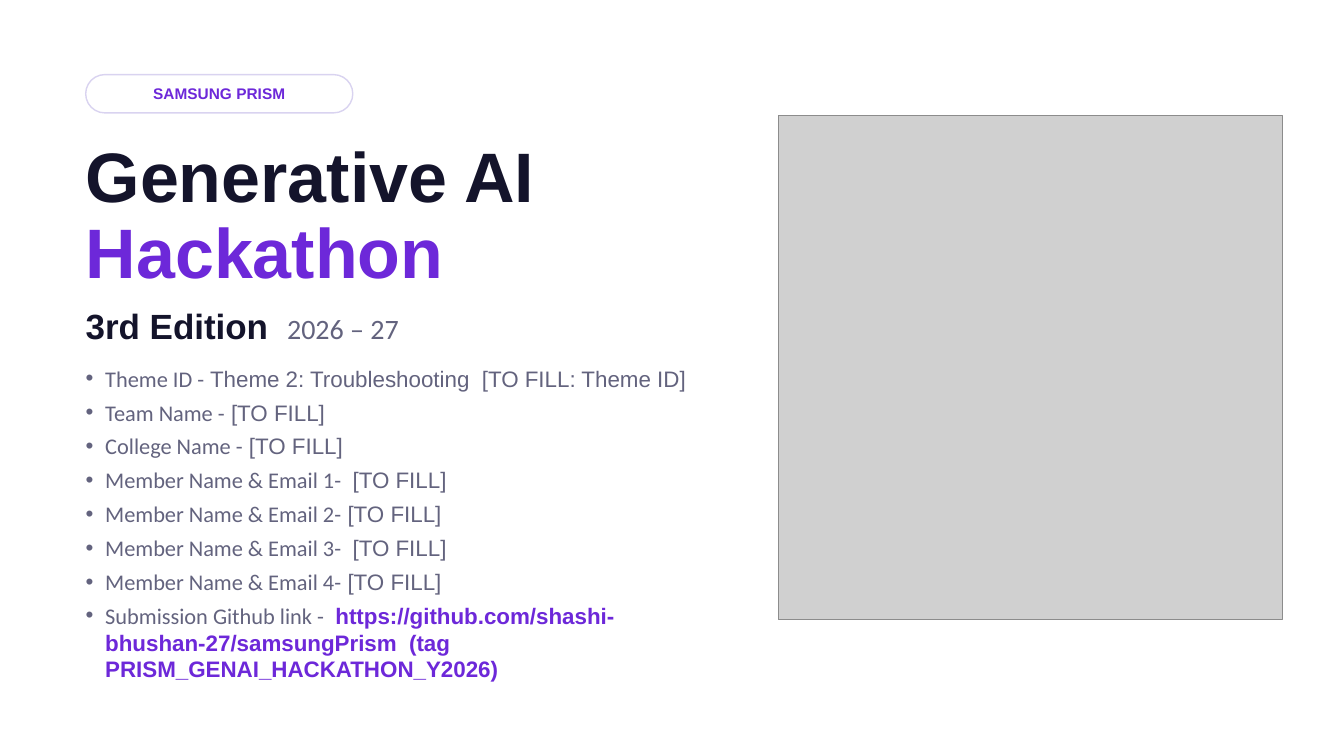
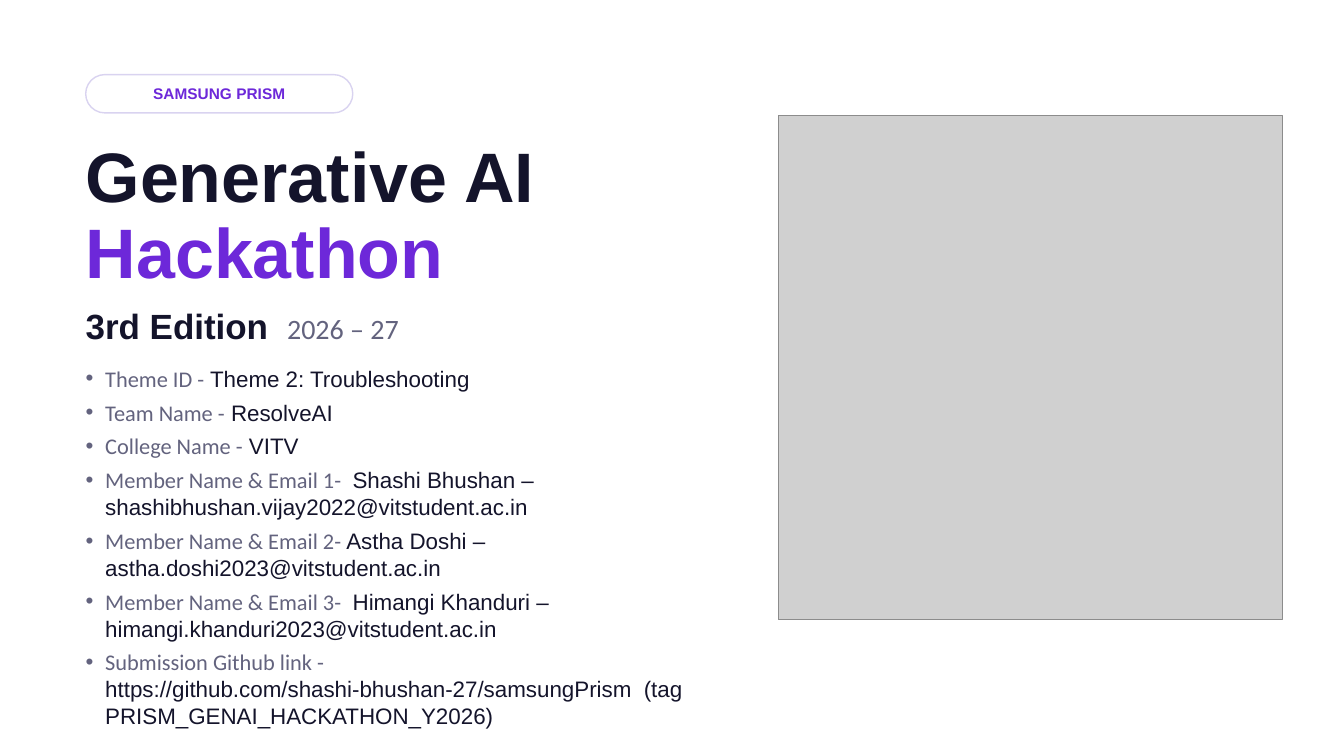
Before and after one commit to shashi-bhushan-27/samsungPrism, a slide deck: slide 1 of docs/CollegeName_TeamName_Submission.pptx. Drawn at 1344x756 pixels with LibreOffice and Linux fonts; fonts in the diff are those of the drawing; grey boxes stand for pictures. Boxes give left, top, right and bottom in pixels: in the first picture for what was removed or moved away, otherwise in the second. Text is boxed around its words. In the diff, an @@ line names an element or a change of style, - is before the commit and + after.

Commit message:
Add team details (ResolveAI, VITV) to the deck, disclosure form and README

```diff
--- a/docs/CollegeName_TeamName_Submission.pptx
+++ b/docs/CollegeName_TeamName_Submission.pptx
@@ text at [105, 370, 530, 642]: text changed; font Calibri to Arial; text colour #63637E to #14142B @@
-• Theme ID - Theme 2: Troubleshooting [TO FILL: Theme ID]
-• Team Name - [TO FILL]
-• College Name - [TO FILL]
-• Member Name & Email 1- [TO FILL]
-• Member Name & Email 2- [TO FILL]
-• Member Name & Email 3- [TO FILL]
-• Member Name & Email 4- [TO FILL]
+• Theme ID - Theme 2: Troubleshooting
+• Team Name - ResolveAI
+• College Name - VITV
+• Member Name & Email 1- Shashi Bhushan – shashibhushan.vijay2022@vitstudent.ac.in
+• Member Name & Email 2- Astha Doshi – astha.doshi2023@vitstudent.ac.in
+• Member Name & Email 3- Himangi Khanduri – himangi.khanduri2023@vitstudent.ac.in
@@ text at [105, 654, 682, 729]: text colour #6D28D9 to #14142B, bold off in "https://github.com/shashi-bhushan-27/samsungPrism (tag PRISM ..." @@
```
Also in this commit, not shown: 4 other files.
